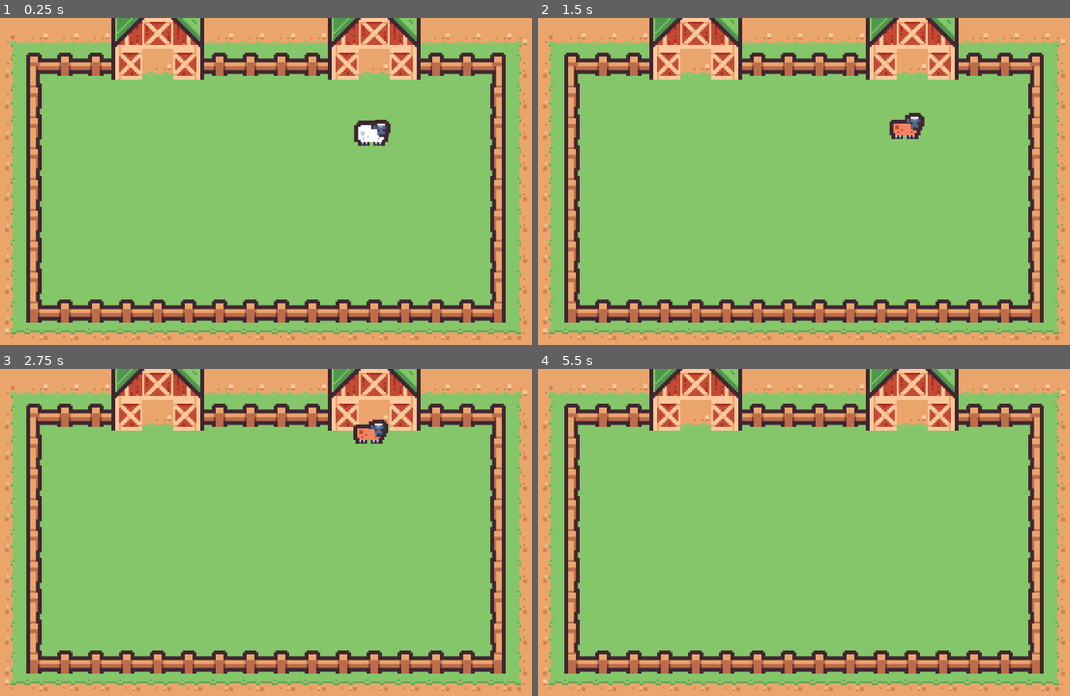
Above: before the commit, frames 1-4 (two rows, left to right).
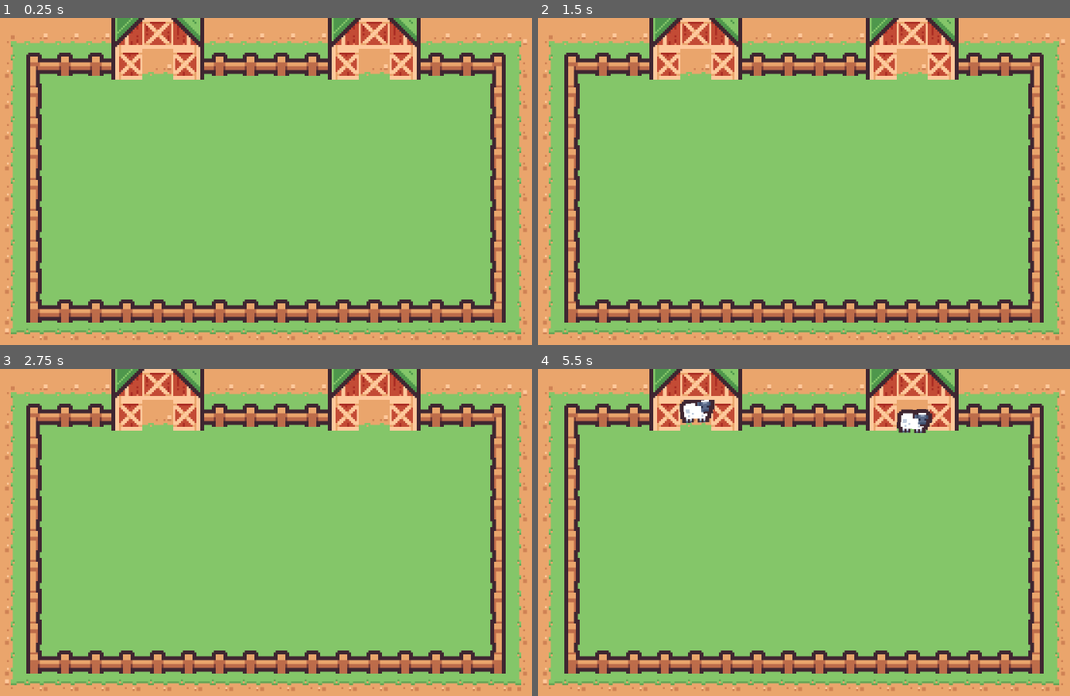
Above: after the commit, the same moments.

Repository: 0ctodice/Kenney-JAM-2026
Game: Godot game, scene res://Scene/world.tscn
The game is run twice, just before and just after one commit, with the same random seed, the same clock (stepped at 60 frames per second) and the same inputs.
Inputs (mouse positions are in pixels of both pictures, inside the frame that each line leads up to):
- Up to frame 1 (0.25 s): no input
- Up to frame 2 (1.5 s): move the mouse to (905, 129) at 0.52 s; click (905, 129) at 0.67 s; move the mouse to (681, 207) at 1.27 s; click (681, 207) at 1.42 s
- Up to frame 3 (2.75 s): move the mouse to (329, 467) at 2.02 s; click (329, 467) at 2.17 s
- Up to frame 4 (5.5 s): move the mouse to (772, 610) at 2.77 s; click (772, 610) at 2.92 s; move the mouse to (990, 594) at 3.52 s; click (990, 594) at 3.67 s; move the mouse to (617, 489) at 4.27 s; click (617, 489) at 4.42 s; move the mouse to (835, 542) at 5.02 s; click (835, 542) at 5.17 s

The runs differ from the first frame. In frame 1, 0.5% of the frame differs, in the area x 66-74%, y 31-40%; in frame 2, 0.4%; in frame 3, 0.4%; in frame 4, 0.9%, in the area x 26-75%, y 9-20%.

Commit message:
Better birth control + better sheeps animation

Diff:
--- a/Scene/world.tscn
+++ b/Scene/world.tscn
@@ -7,9 +7,9 @@
 [sub_resource type="CircleShape2D" id="CircleShape2D_eae6q"]
 
 [sub_resource type="NavigationPolygon" id="NavigationPolygon_eae6q"]
-vertices = PackedVector2Array(250.07031, 52, 250, 42, 262, 42, 262, 134, 58, 134, 221, 52, 138.04688, 52, 138, 42, 182, 42, 182.20313, 52, 58, 42, 70, 42, 69.99219, 52, 211, 52, 211, -22, 221, -22, 109, 52, 99, 52, 99, -22, 109, -22)
-polygons = Array[PackedInt32Array]([PackedInt32Array(0, 1, 2, 3), PackedInt32Array(0, 3, 4, 5), PackedInt32Array(6, 7, 8, 9), PackedInt32Array(10, 11, 12, 4), PackedInt32Array(13, 14, 15, 5), PackedInt32Array(13, 5, 4), PackedInt32Array(9, 13, 4), PackedInt32Array(6, 9, 4), PackedInt32Array(16, 6, 4), PackedInt32Array(17, 18, 19, 16), PackedInt32Array(17, 16, 4), PackedInt32Array(17, 4, 12)])
-outlines = Array[PackedVector2Array]([PackedVector2Array(48, 32, 80.00769, 32, 80, 42, 89, 42, 89, -32, 119, -32, 119, 42, 128, 42, 127.955574, 32, 191.79994, 32, 192, 42, 201, 42, 201, -32, 231, -32, 231, 32, 231, 42, 240, 42, 239.9314, 32, 272, 32, 272, 144, 48, 144)])
+vertices = PackedVector2Array(262, 134, 58, 134, 58, 42, 262, 42)
+polygons = Array[PackedInt32Array]([PackedInt32Array(0, 1, 2, 3)])
+outlines = Array[PackedVector2Array]([PackedVector2Array(48, 32, 272, 32, 272, 144, 48, 144)])
 border_size = 100.0
 
 [node name="World" type="Node2D" unique_id=913504707]
@@ -23,6 +23,15 @@
 shape = SubResource("CircleShape2D_eae6q")
 metadata/_edit_lock_ = true
 
+[node name="Timer" type="Timer" parent="BirthControlA" unique_id=2085195197]
+wait_time = 2.33
+one_shot = true
+
+[node name="FinishPointA" type="Node2D" parent="BirthControlA" unique_id=1623366748]
+position = Vector2(0, 80)
+
+[node name="FinishPointB" type="Node2D" parent="BirthControlA" unique_id=1822688459]
+
 [node name="BirthControlB" type="Area2D" parent="." unique_id=901365646]
 position = Vector2(104, -16)
 script = ExtResource("3_ejll3")
@@ -31,6 +40,15 @@
 [node name="CollisionShape2D" type="CollisionShape2D" parent="BirthControlB" unique_id=505328740]
 shape = SubResource("CircleShape2D_eae6q")
 metadata/_edit_lock_ = true
+
+[node name="Timer" type="Timer" parent="BirthControlB" unique_id=468883167]
+wait_time = 1.65
+one_shot = true
+
+[node name="FinishPointA" type="Node2D" parent="BirthControlB" unique_id=1277080036]
+position = Vector2(0, 80)
+
+[node name="FinishPointB" type="Node2D" parent="BirthControlB" unique_id=1732028925]
 
 [node name="layer0" type="TileMapLayer" parent="." unique_id=1737544520]
 tile_map_data = PackedByteArray("AAAAAAAAAQABAAIAAAAAAAEAAQABAAIAAAAAAAIAAQABAAIAAAAAAAMAAQABAAIAAAAAAAQAAQABAAIAAAAAAA …(4496 unchanged characters)…
@@ -59,21 +77,8 @@
 navigation_polygon = SubResource("NavigationPolygon_eae6q")
 metadata/_edit_lock_ = true
 
-[node name="Sheep" parent="." unique_id=2046758380 instance=ExtResource("2_dlwip")]
-position = Vector2(216, 64)
-
-[node name="FinishPointA" type="Node2D" parent="." unique_id=1623366748]
-position = Vector2(216, 64)
-
-[node name="FinishPointB" type="Node2D" parent="." unique_id=1822688459]
-visible = false
-position = Vector2(216, -16)
-
-[node name="FinishPointC" type="Node2D" parent="." unique_id=1277080036]
-position = Vector2(104, 64)
-
-[node name="FinishPointD" type="Node2D" parent="." unique_id=1732028925]
-position = Vector2(104, -16)
+[node name="Sheeps" type="Node2D" parent="." unique_id=2041294302 groups=["Sheeps"]]
+y_sort_enabled = true
 
 [connection signal="area_entered" from="BirthControlA" to="BirthControlA" method="_on_area_entered"]
 [connection signal="area_entered" from="BirthControlB" to="BirthControlB" method="_on_area_entered"]
--- a/Script/birth_control.gd
+++ b/Script/birth_control.gd
@@ -1,23 +1,32 @@
 extends Area2D
 
 @export var sheep_scene: PackedScene
+@onready var timer: Timer = $Timer
+@onready var finish_point_a: Node2D = $FinishPointA
+@onready var finish_point_b: Node2D = $FinishPointB
 
 var rng: RandomNumberGenerator
 
 # Called when the node enters the scene tree for the first time.
 func _ready():
 	rng = RandomNumberGenerator.new()
+	timer.timeout.connect(create_sheep)
+	timer.start(rng.randf_range(1.0, 5.0))
 
 # Called every frame. 'delta' is the elapsed time since the previous frame.
 func _process(delta):
 	pass
 
-func _on_area_entered(area: Area2D):
+func create_sheep():
+	var add_sheep = func():
+		var sheep: Sheep = sheep_scene.instantiate()
+		sheep.global_position = global_position + Vector2.DOWN * 26
+		get_tree().get_first_node_in_group("Sheeps").add_child(sheep)
+		sheep.on_birth(finish_point_a.global_position, finish_point_b.global_position)
+
+	add_sheep.call_deferred()
+	timer.start(rng.randf_range(1.0, 5.0))
+
+
+func _on_area_entered(area):
 	area.queue_free.call_deferred()
-	var add_sheep = func():
-		for i in range(2):
-			var sheep: Sheep = sheep_scene.instantiate()
-			sheep.global_position = global_position + Vector2.DOWN * 26
-			get_parent().add_child(sheep)
-			sheep.on_birth()
-	add_sheep.call_deferred()
--- a/Script/sheep.gd
+++ b/Script/sheep.gd
@@ -20,6 +20,7 @@
 var can_shear: bool = true
 var can_walk: bool = true
 var just_birth: bool = false
+var go_back_home: bool = false
 var speed_factor: float = 1.0
 var elastic_limit: float = 3.0
 var plastic_limit: float = 4.0
@@ -38,13 +39,6 @@
 	speed_factor = rng.randf_range(2.0, 5.0)
 	set_random_target()
 	walk_timer.timeout.connect(func(): can_walk = true)
-
-	if rng.randf() <= 0.5:
-		finish_point_a = $"/root/World/FinishPointA".global_position
-		finish_point_b = $"/root/World/FinishPointB".global_position
-	else:
-		finish_point_a = $"/root/World/FinishPointC".global_position
-		finish_point_b = $"/root/World/FinishPointD".global_position
 
 # Called every frame. 'delta' is the elapsed time since the previous frame.
 func _process(delta):
@@ -65,6 +59,9 @@
 		particles.emitting = true
 	elif wool.scale.x >= elastic_limit and can_shear:
 		wool.position = lerp(wool.position, Vector2(rng.randf_range(-1, 1), 0) * wool.scale.x, 0.1)
+		if tween:
+			tween.kill()
+			rotation_degrees = 0
 	else:
 		timing_head_idle += delta
 		if timing_head_idle >= 0.5:
@@ -85,13 +82,21 @@
 			if nav_agent.is_target_reached():
 				if nav_agent.target_position == finish_point_a:
 					if not just_birth:
-						nav_agent.target_position = finish_point_b
+						go_back_home = true
 					else:
 						set_random_target()
 						can_shear = true
 
-		if !nav_agent.is_target_reached() and can_walk:
-			global_position = lerp(global_position, nav_agent.get_next_path_position(), 0.005)
+		if !nav_agent.is_target_reached() and can_walk and not go_back_home:
+			var last_global_position = global_position
+			global_position = lerp(global_position, nav_agent.get_final_position(), 0.005)
+			var x_direction = sign(last_global_position.direction_to(global_position).normalized().x)
+			scale.x = 1 if x_direction >= 0 else -1
+		elif go_back_home:
+			global_position = lerp(global_position, finish_point_b, 0.005)
+
+	animate_tween_movement()
+
 
 func _input(event):
 	if mouse_on and can_shear and not just_birth and event is InputEventMouseButton and event.button_index == MouseButton.MOUSE_BUTTON_LEFT:
@@ -109,10 +114,20 @@
 	can_walk = false
 	walk_timer.start(rng.randf_range(0.5, 2.0))
 
+
 func set_random_target():
 	nav_agent.target_position = global_position + Vector2(rng.randf_range(-1, 1), rng.randf_range(-1, 1)) * 50.0
 
-func on_birth():
+func animate_tween_movement():
+	if not tween or not tween.is_valid():
+		tween = create_tween()
+		tween.set_loops()
+		tween.tween_property(self, "rotation_degrees", 5.0, 0.5)
+		tween.tween_property(self, "rotation_degrees", -5.0, 0.5)
+
+func on_birth(point_a: Vector2, point_b: Vector2):
+	finish_point_a = point_a
+	finish_point_b = point_b
 	nav_agent.target_position = finish_point_a
 	can_shear = false
 	just_birth = true
--- a/project.godot
+++ b/project.godot
@@ -23,6 +23,10 @@
 window/size/window_height_override=720
 window/stretch/mode="canvas_items"
 
+[global_group]
+
+Sheeps=""
+
 [physics]
 
 3d/physics_engine="Jolt Physics"
Binary file changed: Asset/sheep.aseprite
Not shown, changed: todo.txt
